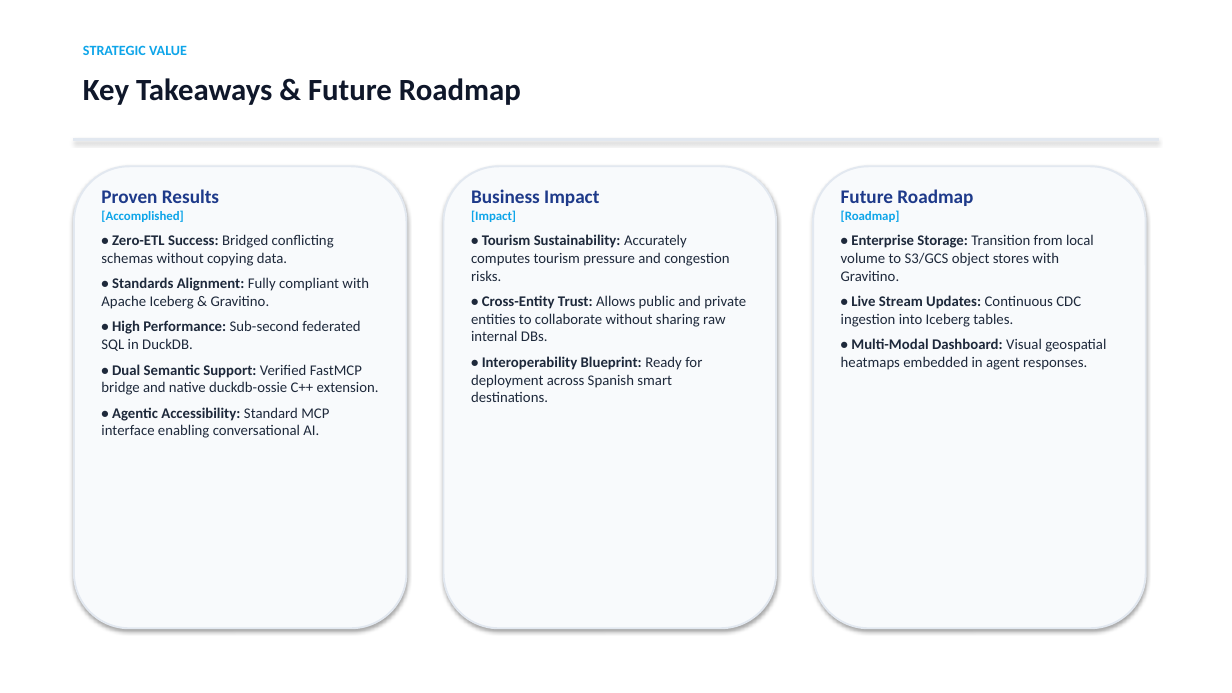
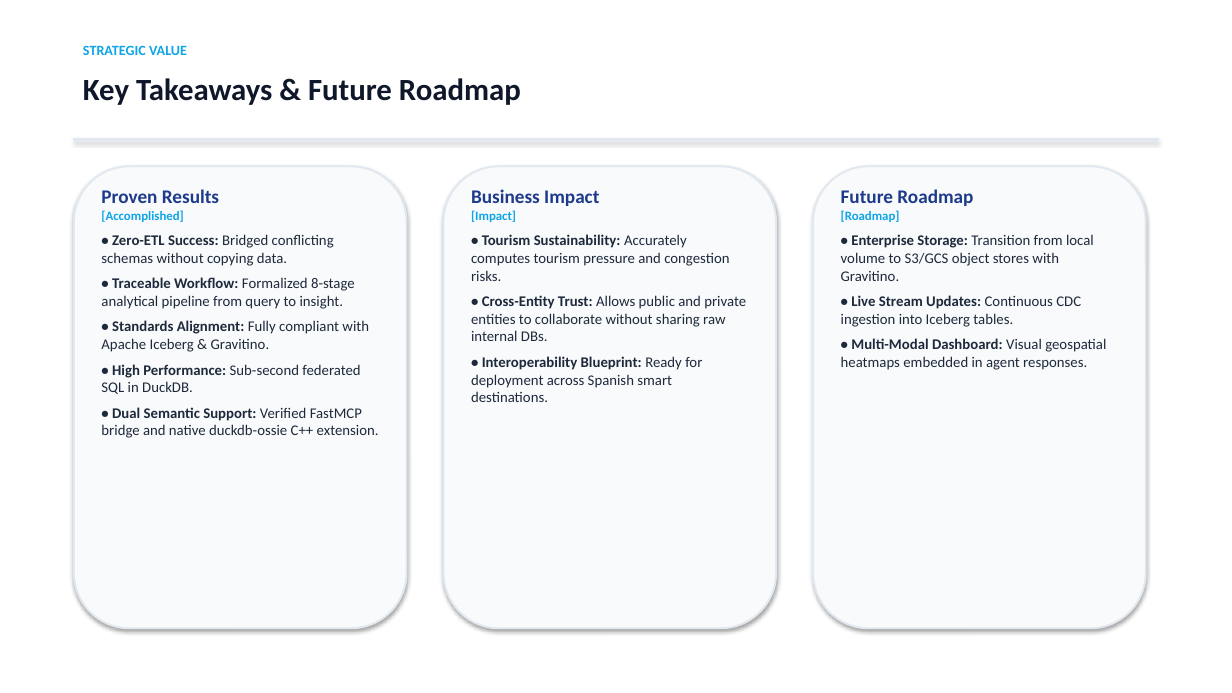
Before and after one commit to EunomiaUPM/DeploytourOnto, a slide deck: slide 15 of DEPLOYTOUR_PoC_Architecture_and_Testing.pptx (slide 14 before the commit). Drawn at 1232x693 pixels with LibreOffice and Linux fonts; fonts in the diff are those of the drawing. Boxes give left, top, right and bottom in pixels: in the first picture for what was removed or moved away, otherwise in the second. Text is boxed around its words. In the diff, an @@ line names an element or a change of style, - is before the commit and + after.

```diff
--- a/DEPLOYTOUR_PoC_Architecture_and_Testing.pptx
+++ b/DEPLOYTOUR_PoC_Architecture_and_Testing.pptx
@@ text at [101, 277, 355, 309]: paragraph added @@
+• Traceable Workflow: Formalized 8-stage analytical pipeline from query to insight.
@@ text at [101, 407, 329, 438]: paragraph removed @@
-• Agentic Accessibility: Standard MCP interface enabling conversational AI.
```
Also in this commit, not shown: 1 slide added, 2 other files.
